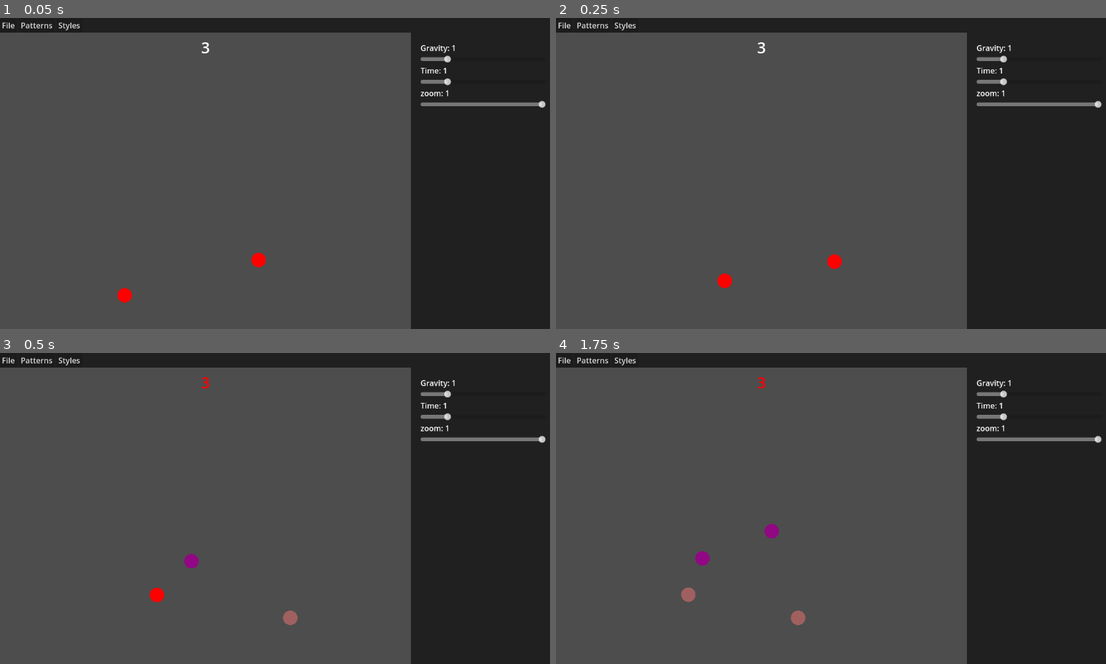
Above: before the commit, frames 1-4 (two rows, left to right).
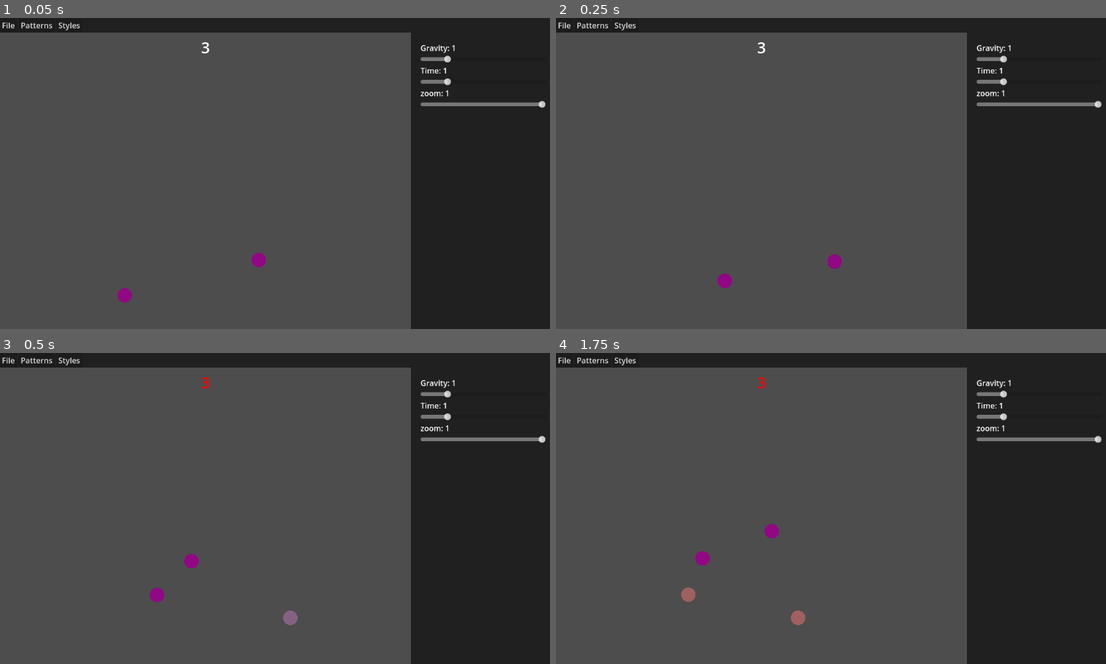
Above: after the commit, the same moments.

Repository: cuboktahedron/Juggor
Game: Godot game, scene res://scenes/game.tscn
Two runs of this game, one before a commit and one after it. Both use one fixed random seed, a clock stepped at 60 frames per second and the inputs below.
Inputs:
- Up to frame 1 (0.05 s): no input
- Up to frame 2 (0.25 s): no input
- Up to frame 3 (0.5 s): no input
- Up to frame 4 (1.75 s): hold F (lh_right) 0.53-1.28 s; tap Z (lh_throw) at 0.6 s; hold D (lh_down) from 1.28 s (still down); tap X (rh_throw) at 1.35 s

The runs differ from the first frame. In frame 1, 0.2% of the frame differs, in the area x 21-49%, y 75-92%; in frame 2, 0.2%, in the area x 29-52%, y 75-87%; in frame 3, 0.2%; in frame 4, nothing differs.

Commit message:
Reuse balls

Diff:
--- a/scripts/ball.gd
+++ b/scripts/ball.gd
@@ -30,5 +30,9 @@
 	return life_time > 0.0
 
 
-func set_color(pattern):
+func set_color_by_pattern(pattern):
 	mesh.modulate = BASE_COLORS[pattern % BASE_COLORS.size()]
+
+
+func set_color(color: Color):
+	mesh.modulate = color
--- a/scripts/catcher.gd
+++ b/scripts/catcher.gd
@@ -1,13 +1,14 @@
 extends Area2D
 
 var ball: Ball
+var hand: Hand
 
 var _is_ball_entered := false
 
 
 func _physics_process(_delta):
 	if _is_ball_entered and !ball.is_flying():
-		ball.queue_free()
+		hand.catch(ball)
 		queue_free()
 
 
--- a/scripts/hand.gd
+++ b/scripts/hand.gd
@@ -11,6 +11,7 @@
 var _phase = 0
 var _time = 0
 var _hand_paths := []
+var _balls := []
 
 @onready var _play_field = get_parent()
 @onready var _hand_positions := [
@@ -48,9 +49,12 @@
 
 	var base_time = pattern - 0.5
 	var actual_time = base_time * env.tempo
-	var ball: Ball = Ball.instantiate()
-	ball.position = position
-	ball.gravity_scale = env.gravity_scale
+	if _balls.is_empty():
+		push_warning("[%s] has no ball to throw" % name)
+		return
+
+	var ball: Ball = _balls.pop_front()
+	remove_child(ball)
 
 	var diff_pos = to._catch_position(to, base_time) - position;
 	var impulse = Vector2.ZERO
@@ -58,15 +62,30 @@
 	impulse.x = diff_pos.x / actual_time
 	impulse.y = (diff_pos.y - 0.5 * env.gravity * actual_time ** 2) / actual_time
 
+	_play_field.add_child(ball)
+	ball.position = position
+	ball.linear_velocity = Vector2.ZERO
+	ball.gravity_scale = env.gravity_scale
+	ball.life_time = actual_time - 0.05
+	ball.freeze = false
 	ball.apply_impulse(impulse)
-	ball.life_time = actual_time - 0.05
-	_play_field.add_child(ball)
-	ball.set_color(pattern)
+	ball.set_color_by_pattern(pattern)
 
 	var catcher = Catcher.instantiate()
 	catcher.position = Vector2.ZERO
 	catcher.ball = ball
+	catcher.hand = to
 	to.add_child(catcher)
+
+
+func add_ball(color: Color, ball_no: int):
+	var ball: Ball = Ball.instantiate()
+	ball.name = "Ball%s" % ball_no
+	ball.position = Vector2.ZERO
+	ball.freeze = true
+	add_child(ball)
+	ball.set_color(color)
+	_balls.push_back(ball)
 
 
 func _catch_position(to: Hand, target_time: float) -> Vector2:
@@ -85,3 +104,11 @@
 	to._hand_positions[work_phase].progress_ratio = cur_progress_ratio
 
 	return pos
+
+
+func catch(ball: Ball):
+	ball.get_parent().remove_child(ball)
+	print("[%s] catched ball(%s)" % [name, ball.name])
+	add_child(ball)
+	ball.position = position
+	_balls.push_back(ball)
--- a/scripts/play_field.gd
+++ b/scripts/play_field.gd
@@ -45,6 +45,7 @@
 func setup(hands: Array, patterns: Array):
 	_setup_hands(hands)
 	_setup_patterns(patterns)
+	_setup_balls(patterns)
 
 
 func change_zoom(zoom: float):
@@ -88,6 +89,62 @@
 	auto_zoomed.emit(zoom)
 
 
+func _setup_balls(patterns: Array):
+	var rest_ball = _calc_ball_num(patterns)
+	print("rest_ball: %d" % rest_ball)
+
+	var hand_no = 0
+	var ball_nums := []
+	var ball_no = 0
+	ball_nums.resize(_hands.size())
+	ball_nums.fill(0)
+
+	var active_balls := []
+	for i in _hands.size():
+		active_balls.push_back([])
+	active_balls = active_balls.map(func(a):
+		a.resize(36)
+		a.fill(0)
+		return a)
+
+	var loop_num := 0
+	while true:
+		loop_num += 1
+		if loop_num == 1000:
+			break
+
+		for pattern in patterns:
+			if rest_ball == 0:
+				return
+
+			for i in active_balls.size():
+				var ball_num = active_balls[i].pop_front()
+				ball_nums[i] += ball_num
+				active_balls[i].push_back(0)
+
+			if pattern != 0 and ball_nums[hand_no] == 0:
+				_hands[hand_no].add_ball(
+					Ball.BASE_COLORS[pattern % Ball.BASE_COLORS.size()], ball_no)
+				ball_no += 1
+				rest_ball -= 1
+				if pattern % 2 == 0:
+					active_balls[hand_no][pattern] += 1
+				else:
+					active_balls[(hand_no + 1) % _hands.size()][pattern] += 1
+
+			hand_no = (hand_no + 1) % _hands.size()
+
+	if loop_num == 1000:
+		push_error("ball setup is not ended")
+
+
+func _calc_ball_num(patterns):
+	var sum = 0
+	for pattern in patterns:
+		sum += pattern
+	return sum / patterns.size()
+
+
 func _calculate_zoom(patterns: Array):
 	var max_pattern = 0
 	for pattern in patterns:
